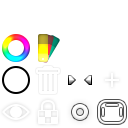
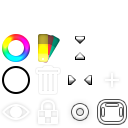
Before/after of a 128 × 128 layered artwork. What changed in the layer stack:
hid "layers" over [75, 36, 85, 60]
added layer "handle-pointer-h copy" above "color" over [75, 36, 85, 60]
